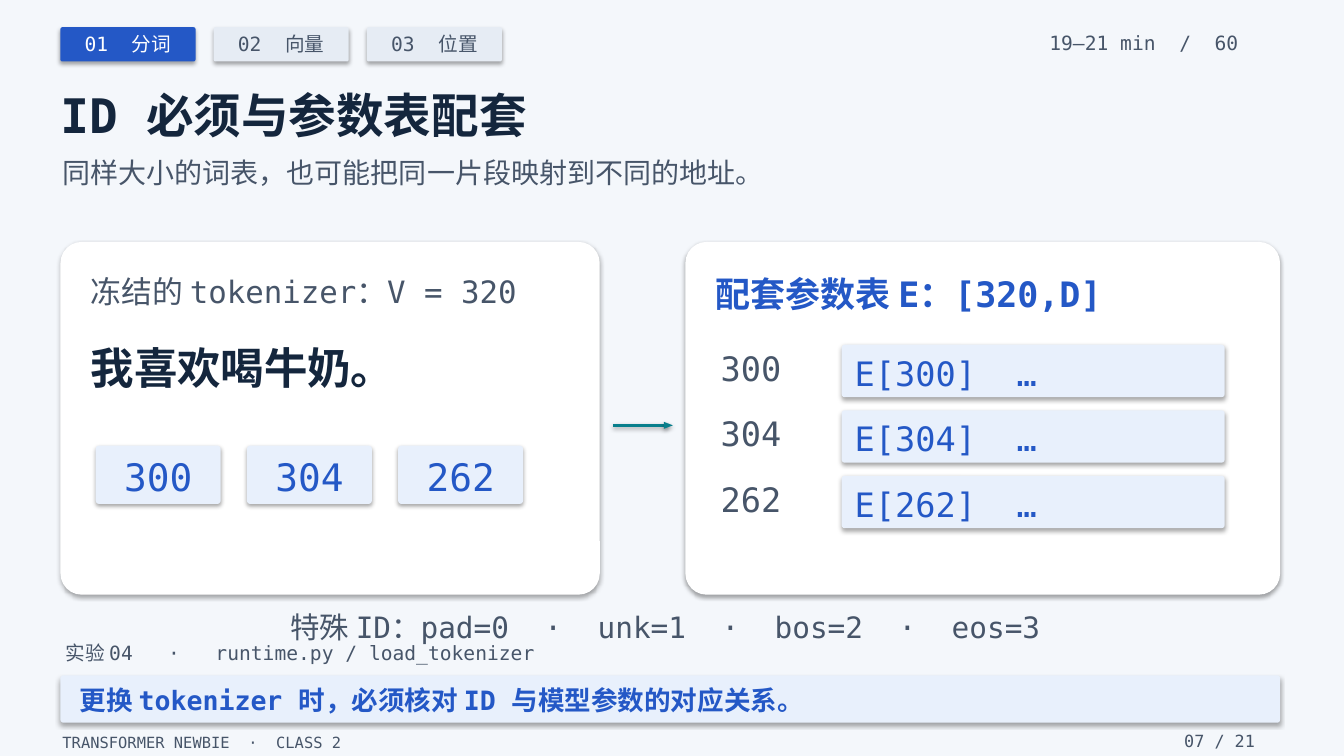
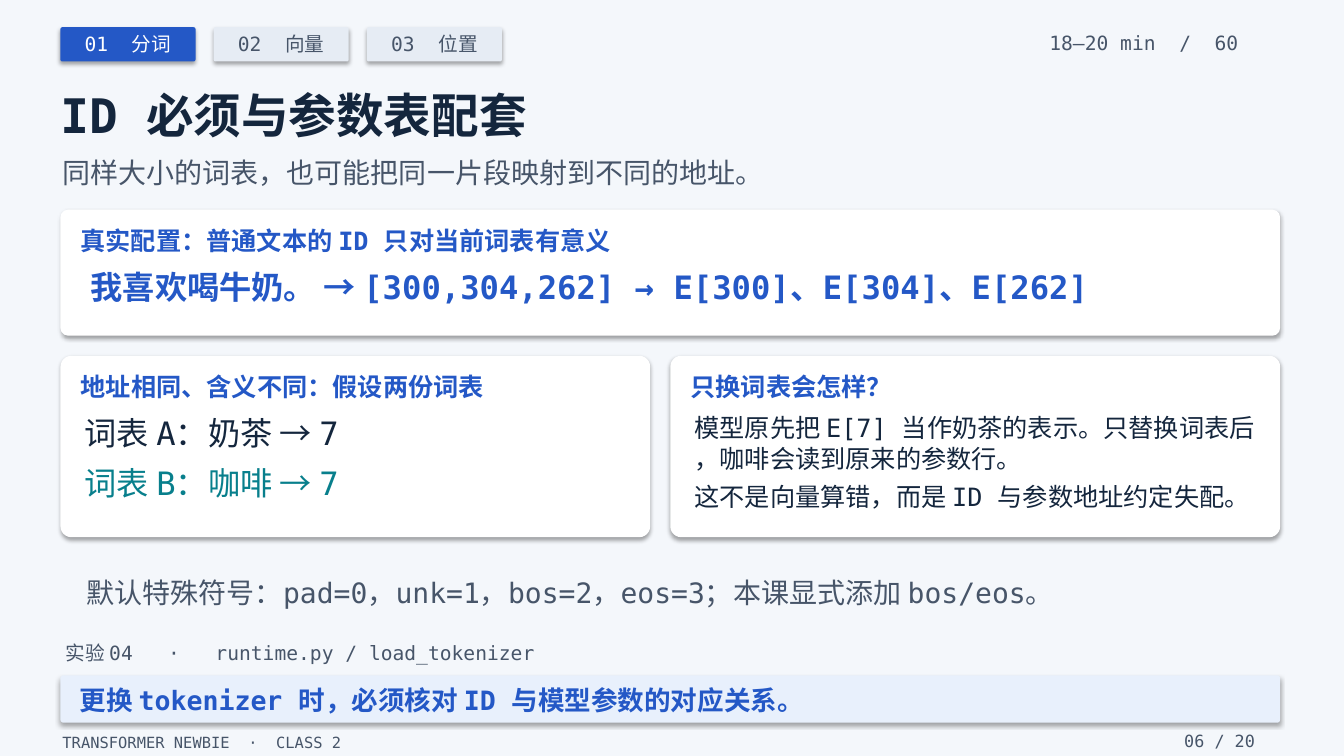
Before and after one commit to yangzy723/Transformer-Newbie, a slide deck: slide 6 of class2/class2_tokens_embeddings_positions.pptx (slide 7 before the commit). Drawn at 1344x756 pixels with LibreOffice and Linux fonts; fonts in the diff are those of the drawing. Boxes give left, top, right and bottom in pixels: in the first picture for what was removed or moved away, otherwise in the second. Text is boxed around its words. In the diff, an @@ line names an element or a change of style, - is before the commit and + after.

```diff
--- a/class2/class2_tokens_embeddings_positions.pptx
+++ b/class2/class2_tokens_embeddings_positions.pptx
@@ text at (x1=1049, y1=35, x2=1239, y2=51): text changed @@
-19–21 min / 60
+18–20 min / 60
@@ rounded rectangle resized from (x1=60, y1=242, x2=600, y2=595) to (x1=60, y1=210, x2=1280, y2=336) @@
@@ text added at (x1=81, y1=228, x2=611, y2=253), 18 pt, text #2458C6, bold @@
+真实配置：普通文本的 ID 只对当前词表有意义
@@ text at (x1=91, y1=271, x2=1088, y2=304): text changed; size 31 to 23 pt; text colour #14263D to #2458C6 @@
-我喜欢喝牛奶。
+我喜欢喝牛奶。 → [300,304,262] → E[300]、E[304]、E[262]
@@ text removed at (x1=91, y1=277, x2=517, y2=306) @@
-冻结的 tokenizer：V = 320
@@ text removed at (x1=716, y1=277, x2=1101, y2=312) @@
-配套参数表 E：[320,D]
@@ rounded rectangle resized from (x1=96, y1=446, x2=221, y2=504) to (x1=60, y1=356, x2=650, y2=537) @@
@@ rounded rectangle at (x1=60, y1=356, x2=650, y2=537): fill #E8F0FC to #FFFFFF @@
@@ rounded rectangle resized from (x1=686, y1=242, x2=1280, y2=595) to (x1=670, y1=356, x2=1280, y2=537) @@
@@ text removed at (x1=721, y1=356, x2=782, y2=382) @@
-300
@@ rounded rectangle removed at (x1=842, y1=345, x2=1225, y2=397) @@
@@ text added at (x1=81, y1=374, x2=484, y2=399), 18 pt, text #2458C6, bold @@
+地址相同、含义不同：假设两份词表
@@ text added at (x1=690, y1=374, x2=892, y2=399), 18 pt, text #2458C6, bold @@
+只换词表会怎样？
@@ text removed at (x1=855, y1=360, x2=976, y2=391) @@
-E[300] …
@@ text added at (x1=85, y1=418, x2=338, y2=448), 23 pt, text #14263D @@
+词表 A：奶茶 → 7
@@ text added at (x1=694, y1=416, x2=1255, y2=471), 18 pt, text #14263D @@
+模型原先把 E[7] 当作奶茶的表示。只替换词表后
+，咖啡会读到原来的参数行。
@@ rounded rectangle removed at (x1=842, y1=410, x2=1225, y2=463) @@
@@ rounded rectangle removed at (x1=247, y1=446, x2=372, y2=504) @@
@@ rounded rectangle removed at (x1=398, y1=446, x2=523, y2=504) @@
@@ line removed from (613, 425) to (668, 425) @@
@@ triangle removed at (x1=663, y1=421, x2=673, y2=429) @@
@@ text removed at (x1=721, y1=421, x2=782, y2=447) @@
-304
@@ text removed at (x1=855, y1=425, x2=976, y2=456) @@
-E[304] …
@@ text at (x1=85, y1=468, x2=338, y2=498): text changed; size 27 to 23 pt; text colour #2458C6 to #087F8C @@
-304
+词表 B：咖啡 → 7
@@ text removed at (x1=124, y1=463, x2=192, y2=492) @@
-300
@@ text removed at (x1=427, y1=463, x2=495, y2=492) @@
-262
@@ rounded rectangle removed at (x1=842, y1=476, x2=1225, y2=528) @@
@@ text added at (x1=694, y1=484, x2=1250, y2=509), 18 pt, text #14263D @@
+这不是向量算错，而是 ID 与参数地址约定失配。
@@ text removed at (x1=721, y1=487, x2=782, y2=513) @@
-262
@@ text removed at (x1=855, y1=491, x2=976, y2=522) @@
-E[262] …
@@ text at (x1=87, y1=579, x2=1054, y2=609): text changed; size 21 to 20 pt @@
-特殊 ID：pad=0 · unk=1 · bos=2 · eos=3
+默认特殊符号：pad=0，unk=1，bos=2，eos=3；本课显式添加 bos/eos。
@@ text at (x1=1184, y1=734, x2=1255, y2=747): text changed @@
-07 / 21
+06 / 20
```
Also in this commit, not shown: 19 other slides changed, 1 slide removed, 49 other files.
